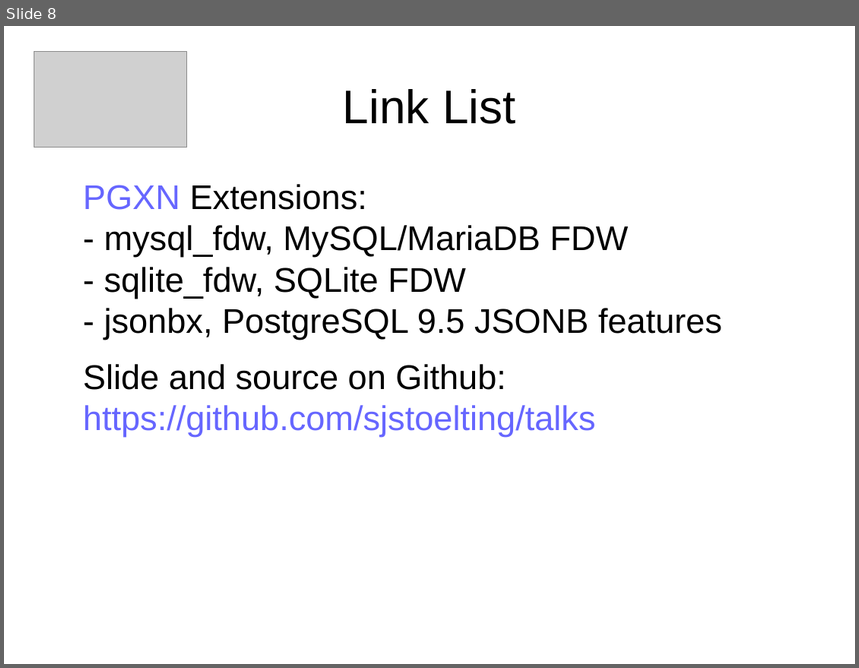
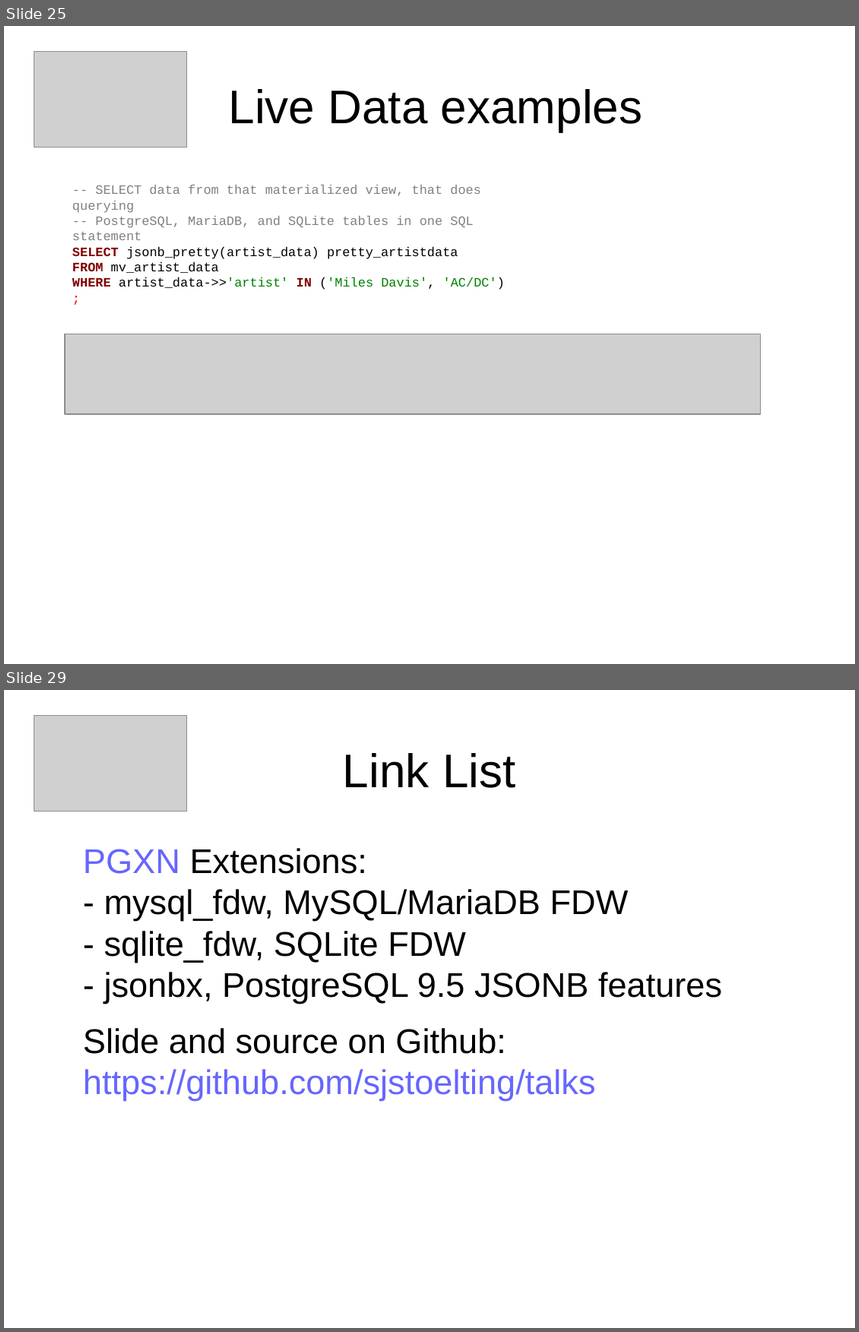
Before and after one commit to sjstoelting/talks, a slide deck: one-database-to-rule-em-all/PostgreSQL-FDW.odp. Shown one above the other, each under a label of ours: slide 8 before the commit, slides 25 and 29 after it; the slides between them are not shown. The pictures are 859x668 and 859x1332 pixels, drawn with LibreOffice and Linux fonts; fonts in the diff are those of the drawing; grey boxes stand for pictures. Boxes give left, top, right and bottom in pixels: in the first picture for what was removed or moved away, otherwise in the second. Text is boxed around its words. In the diff, an @@ line names an element or a change of style, - is before the commit and + after.

Commit message:
Extended the slides with queries and screenshots of the live part. In case something doesn't work during the talk.

```diff
--- a/one-database-to-rule-em-all/PostgreSQL-FDW.odp
+++ b/one-database-to-rule-em-all/PostgreSQL-FDW.odp
@@ slide 25 added at (4,26,855,664), background #FFFFFF @@
@@ picture added at (34,52,187,148) @@
@@ title added at (229,89,643,132), 44 pt, text #000000 @@
+Live Data examples
@@ text added at (72,185,505,290), 12 pt, text #808080 @@
+-- SELECT data from that materialized view, that does querying
+-- PostgreSQL, MariaDB, and SQLite tables in one SQL statement
+SELECT jsonb_pretty(artist_data) pretty_artistdata
+FROM mv_artist_data
+WHERE artist_data->>'artist' IN ('Miles Davis', 'AC/DC')
+;
@@ picture added at (65,335,761,414) @@
@@ what was slide 8 is now slide 29 @@
```
Also in this commit, not shown: 1 slide changed, 20 other slides added, 1 other file.
